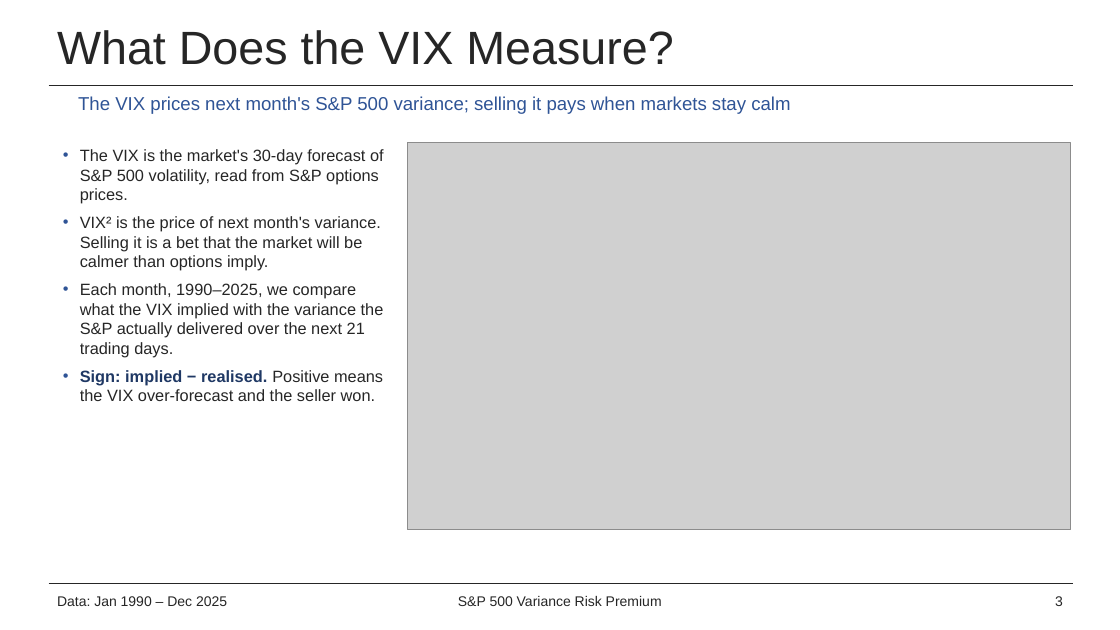
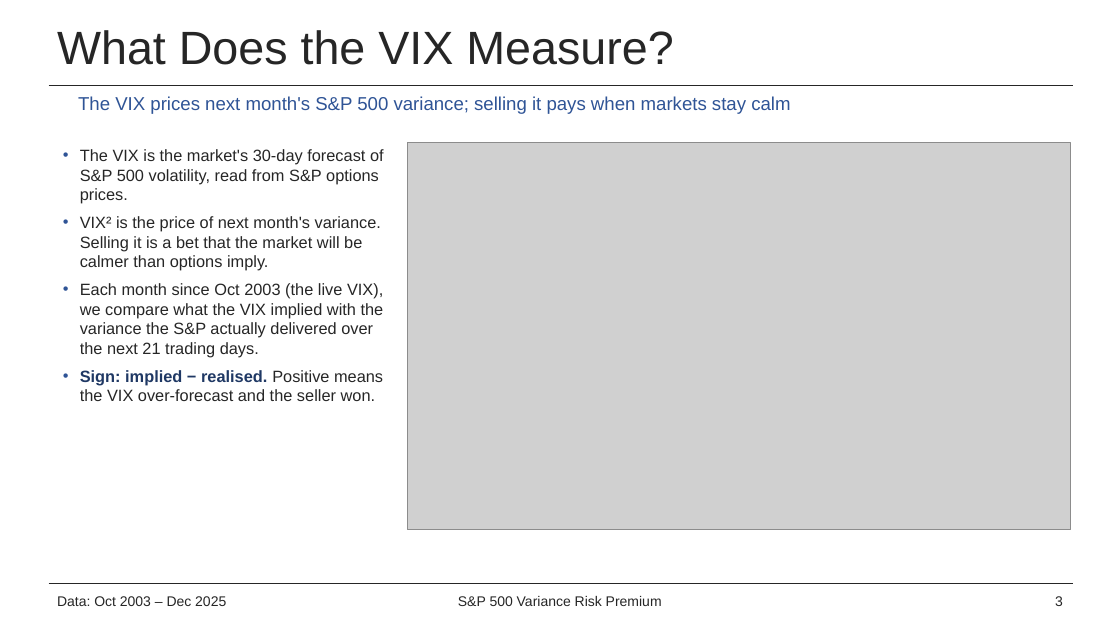
Before and after one commit to alston-yam/project_VIX, a slide deck: slide 3 of deck/VIX_pitch.pptx. Drawn at 1120x630 pixels with LibreOffice and Linux fonts; fonts in the diff are those of the drawing; grey boxes stand for pictures; background and template pictures are left out. Boxes give left, top, right and bottom in pixels: in the first picture for what was removed or moved away, otherwise in the second. Text is boxed around its words. In the diff, an @@ line names an element or a change of style, - is before the commit and + after.

```diff
--- a/deck/VIX_pitch.pptx
+++ b/deck/VIX_pitch.pptx
@@ text at (80, 283, 384, 358): text changed @@
-• Each month, 1990–2025, we compare what the VIX implied with the variance the S&P actually delivered over the next 21 trading days.
+• Each month since Oct 2003 (the live VIX), we compare what the VIX implied with the variance the S&P actually delivered over the next 21 trading days.
@@ text at (57, 596, 226, 606): text changed @@
-Data: Jan 1990 – Dec 2025
+Data: Oct 2003 – Dec 2025
```
Also in this commit, not shown: 15 other slides changed, 1 slide added, 53 other files.
